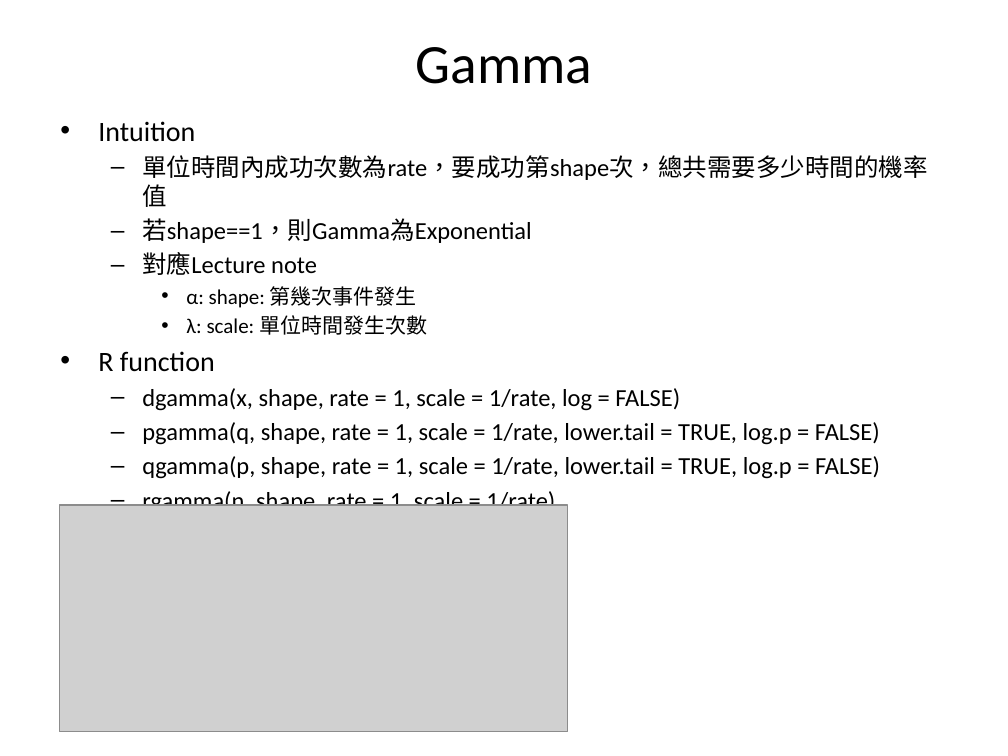
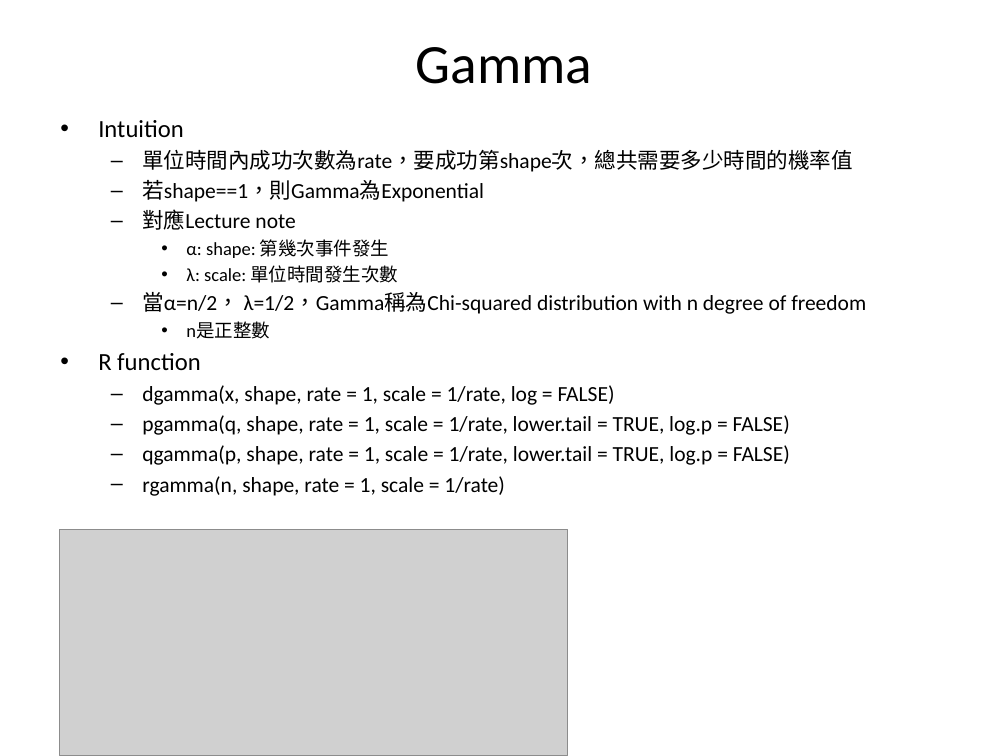
Before and after one commit to fuchingy/data_science, a slide deck: slide 20 of probability/doc/random_variable_distribution.pptx. Drawn at 1008x756 pixels with LibreOffice and Linux fonts; fonts in the diff are those of the drawing; grey boxes stand for pictures. Boxes give left, top, right and bottom in pixels: in the first picture for what was removed or moved away, otherwise in the second. Text is boxed around its words. In the diff, an @@ line names an element or a change of style, - is before the commit and + after.

```diff
--- a/probability/doc/random_variable_distribution.pptx
+++ b/probability/doc/random_variable_distribution.pptx
@@ text at (98,120,852,496): size 20 to 17.6 pt in "Intuition", "R function"; size 17.5 to 15.4 pt in "單位時間內成功次數為rate，要成功第shape次，總共需要多少時間的機率值", "若shape==1，則Gamma為Exponential", "對應Lecture note", "dgamma(x, shape, rate = 1, scale = ..." and 3 more places; size 15 to 13.2 pt in "α: shape: 第幾次事件發生", "λ: scale: 單位時間發生次數" @@
@@ text at (142,292,866,339): paragraphs added @@
+  – 當α=n/2， λ=1/2，Gamma稱為Chi-squared distribution with n degree of freedom
+    • n是正整數
@@ picture: place and size @@
-picture at (59,505,568,732)
+picture at (59,529,568,756)
```
Also in this commit, not shown: 3 other slides changed, 1 other file.
